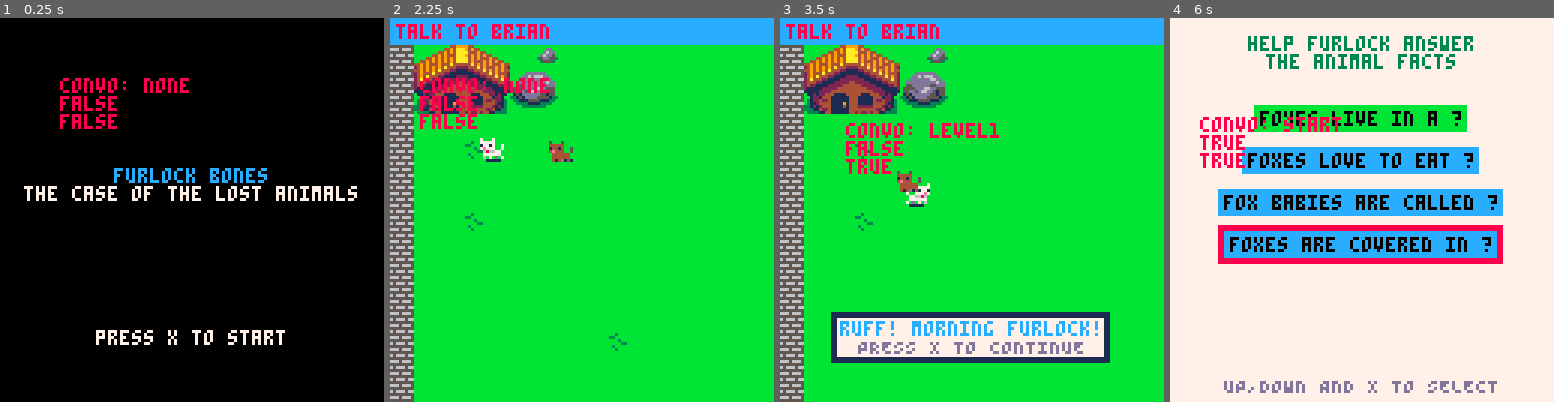
Above: before the commit, frames 1-4 (left to right).
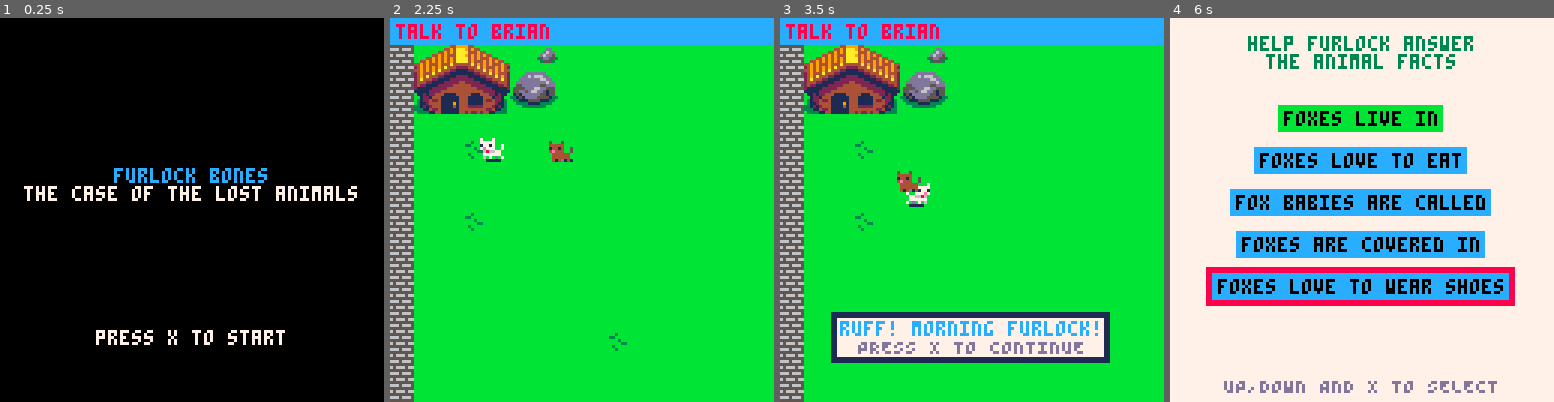
Above: after the commit, the same moments.

Repository: Mackeriah/FurlockBones-game
Game: PICO-8 cartridge furlock bones.p8
Two runs of this game, one before a commit and one after it. Both use one fixed random seed, a clock stepped at 60 frames per second and the inputs below.
Inputs:
- Up to frame 1 (0.25 s): no input
- Up to frame 2 (2.25 s): tap O (Z key) at 0.33, 0.7, 1.43, 2.22 s; tap X (X key) at 1.07, 2.07 s; hold Left from 1.97 s (still down)
- Up to frame 3 (3.5 s): release Left at 2.37 s; tap X (X key) every 0.33 s from 2.4 to 3.4 s; hold Down 2.42-2.82 s; hold Right from 2.87 s (still down); tap O (Z key) at 3.1 s
- Up to frame 4 (6 s): release Right at 3.53 s; hold Up 3.58-4.08 s; tap X (X key) every 0.33 s from 3.73 to 5.73 s; tap O (Z key) at 3.98, 4.87, 5.75 s; hold Right 4.13-4.53 s; hold Down 4.58-5.08 s; hold Left 5.13-5.8 s; hold Up from 5.85 s (still down)

The runs differ from the first frame. In frame 1, 1.1% of the frame differs, in the area x 15-50%, y 15-29%; in frame 2, 1.1%; in frame 3, 1.1%; in frame 4, 17%, in the area x 7-90%, y 22-75%.

Commit message:
tweaks
5th question
part way through adding random 'incorrect' responses

Diff:
--- a/furlock bones.p8
+++ b/furlock bones.p8
@@ -66,9 +66,9 @@
 	cls()
 	if activeGame == false then draw_menu() else draw_game() end
 	-- player.x-20,player.y-20,8
-	print("convo: "..conversation_state,player.x-20,player.y-20,8)
-	print(wordgame.displayed)
-	print(conversation.active)
+	--print("convo: "..conversation_state,player.x-20,player.y-20,8)
+	--print(wordgame.displayed)
+	--print(conversation.active)
 	--print("question: "..wordgame.selectedQuestion)
 end
 
@@ -85,10 +85,10 @@
 	if wordgame.displayed == true then
 		camera_x, camera_y = 0,0
 		camera(camera_x,camera_y) --0,0 as I draw wordgame in top left
-		wordgame_prepare_chosen_question() -- get questions/anwers ready for current lost animal
+		wordgame_prepare_chosen_question()
 
 		if wordgame.state == "questionList" then
-			wordgame_questions_only()
+			wordgame_draw_questions()
 		elseif wordgame.state == "chosenQuestion" then
 			wordgame_draw_chosen_question_and_answers()
 		end
@@ -139,63 +139,59 @@
 end
 
 function conversation_system()
-	if wordgame.displayed == false then -- stop menu buttons affecting conversations
-
-		if (btnp(🅾️)) then	conversation_state = "none"	end -- reset conversation if wordgame shown (#hackyfix)
-
-		if conversation_state == "start" then
-			new_conversation({conversation.character,"PRESS X TO TALK"})
-			if (btnp(❎)) then conversation_state = "level1" end
-
-
-		-- BRIAN
-		elseif conversation_state == "level1" and conversation.character == "brian" then
-			new_conversation({"ruff! morning furlock!","PRESS X TO CONTINUE"})
-			if (btnp(❎)) then
-				conversation_state = "level2"
-			end
-		elseif conversation_state == "level2" and conversation.character == "brian" then
-			new_conversation({"i dont have anything","else to say!","bye!","PRESS X TO CONTINUE"})
-			objective.current = "talk to wise old owl"
-			wordgame.pagesCollected = true
-			if (btnp(❎)) then
-				conversation_state = "none"
-			end
-
-		-- OWL
-		elseif conversation_state == "level1" and conversation.character == "owl" then
-			new_conversation({"hmm, what now furlock?","PRESS X TO CONTINUE"})
-			if (btnp(❎)) then
-				conversation_state = "level2"
-			end
-		elseif conversation_state == "level2" and conversation.character == "owl" then
-			new_conversation({"hurrumph!","PRESS X TO CONTINUE"})
-			objective.current = "collect page pieces 7/10"
-			if (btnp(❎)) then
-				conversation_state = "none"
-			end
-
-		-- SIGNS
-		elseif conversation_state == "sign" and player.x < 400 then
-			new_conversation({conversation.character, "press x to read"})
-			if (btnp(❎)) then
-				conversation_state = "sign2"
-			end
-		elseif conversation_state == "sign2" then
-			new_conversation({"owl's house this way"})
-			if (btnp(❎)) then
-				conversation_state = "none"
-			end
-		elseif conversation_state == "sign" and player.x > 400 then
-			new_conversation({conversation.character, "press x to read"})
-			if (btnp(❎)) then
-				conversation_state = "sign3"
-			end
-		elseif conversation_state == "sign3" then
-			new_conversation({"i'm very busy you know"})
-			if (btnp(❎)) then
-				conversation_state = "none"
-			end
+	if (btnp(🅾️)) then	conversation_state = "none"	end -- reset conversation if wordgame shown (#hackyfix)
+
+	if conversation_state == "start" then
+		new_conversation({conversation.character,"PRESS X TO TALK"})
+		if (btnp(❎)) then conversation_state = "level1" end
+
+	-- BRIAN
+	elseif conversation_state == "level1" and conversation.character == "brian" then
+		new_conversation({"ruff! morning furlock!","PRESS X TO CONTINUE"})
+		if (btnp(❎)) then
+			conversation_state = "level2"
+		end
+	elseif conversation_state == "level2" and conversation.character == "brian" then
+		new_conversation({"i dont have anything","else to say!","bye!","PRESS X TO CONTINUE"})
+		objective.current = "talk to wise old owl"
+		wordgame.pagesCollected = true
+		if (btnp(❎)) then
+			conversation_state = "none"
+		end
+
+	-- OWL
+	elseif conversation_state == "level1" and conversation.character == "owl" then
+		new_conversation({"hmm, what now furlock?","PRESS X TO CONTINUE"})
+		if (btnp(❎)) then
+			conversation_state = "level2"
+		end
+	elseif conversation_state == "level2" and conversation.character == "owl" then
+		new_conversation({"hurrumph!","PRESS X TO CONTINUE"})
+		objective.current = "collect page pieces 7/10"
+		if (btnp(❎)) then
+			conversation_state = "none"
+		end
+
+	-- SIGNS
+	elseif conversation_state == "sign" and player.x < 400 then
+		new_conversation({conversation.character, "press x to read"})
+		if (btnp(❎)) then
+			conversation_state = "sign2"
+		end
+	elseif conversation_state == "sign2" then
+		new_conversation({"owl's house this way"})
+		if (btnp(❎)) then
+			conversation_state = "none"
+		end
+	elseif conversation_state == "sign" and player.x > 400 then
+		new_conversation({conversation.character, "press x to read"})
+		if (btnp(❎)) then
+			conversation_state = "sign3"
+		end
+	elseif conversation_state == "sign3" then
+		new_conversation({"i'm very busy you know"})
+		if (btnp(❎)) then
+			conversation_state = "none"
 		end
 	end
 end
@@ -261,11 +257,19 @@
 end
 
 function wordgame_prepare_chosen_question()
+
+	wordgame.allQuestions =
+		({"foxes live in",
+		"foxes love to eat",
+		"fox babies are called",
+		"foxes are covered in",
+		"foxes love to wear shoes",})
+
 	lostAnimal = animal.list[animal.active]
 	if wordgame.state == "chosenQuestion" then
 		if lostAnimal == "fox" then
 			if wordgame.selectedQuestion == 1 then
-				wordgame_store_answers({"large den", "hive", "tree-house","very deep hole","sausage factory"})
+				wordgame_store_answers({"large dens", "hives", "a tree-house","very deep holes","a sausage factory"})
 				wordgame.correct_answer = 1
 			elseif wordgame.selectedQuestion == 2 then
 				wordgame_store_answers({"leaves", "bees", "people","chickens","sausages"})
@@ -276,6 +280,9 @@
 			elseif wordgame.selectedQuestion == 4 then
 				wordgame_store_answers({"biscuits", "jam", "scales","snot","fur"})
 				wordgame.correct_answer = 5
+			elseif wordgame.selectedQuestion == 5 then
+				wordgame_store_answers({"false", "true", "false", "false", "false"})
+				wordgame.correct_answer = 2
 			end
 		elseif lostAnimal == "red panda" then
 			--wordgame_store_questions({"red pandas live in a ?"})
@@ -302,15 +309,12 @@
 	end
 end
 
-function wordgame_questions_only()
+function wordgame_draw_questions()
 	rectfill(0, 0, 127, 127, 7) -- background colour
 	print_centered("help furlock answer", 6, 3)
 	print_centered("the animal facts", 12, 3)
 	print_centered("UP,DOWN AND X TO SELECT", 120, 13)
 	if wordgame.completed == true then print_centered("YOU DID IT!!!", 100, 8) end
-
-	-- feels like this should be elsewhere
-	wordgame.allQuestions = ({"foxes live in a ?", "foxes love to eat ?", "fox babies are called ?", "foxes are covered in ?"})
 
 	-- let user pick a question and mark as answered
 	if (btnp(❎)) then
@@ -391,7 +395,7 @@
 	local textbox_height = textbox_y + 6
 
 	-- draw outer border text box
-	rectfill(textbox_x, textbox_y, textbox_width, textbox_height, 12)
+	rectfill(textbox_x-2, textbox_y-2, textbox_width+2, textbox_height+2, 12)
 
 	-- write question at top of screen
 	local txt = wordgame.allQuestions[wordgame.selectedQuestion]
@@ -413,7 +417,7 @@
 	local textbox_xx = camera_x + 64 - maxTextWidth *2 -1 -- -1 for border and centred
 
 	-- vertical text box location
-	local textbox_yy = camera_y + 22 -- first question starts here
+	local textbox_yy = camera_y + 24 -- first question starts here
 
 	local textbox_width2 = textbox_xx+(maxTextWidth*4)  -- *4 to account for character width
 	local textbox_height2 = textbox_yy + 6 -- *6 for character height
@@ -476,7 +480,17 @@
 	if wordgame.correct == "true" then
 		print_centered("well done! press x to close",102,11)
 	elseif wordgame.correct == "false" then
-		print_centered("i don't think that's right", 108, 8)
+
+		-- local falseResponse = flr(rnd(4))
+		-- if falseResponse == 0 then
+		-- 	print_centered("i don't think that's right", 108, 8)
+		-- elseif falseResponse == 1 then
+		-- 	print_centered("i don't", 108, 8)
+		-- elseif falseResponse == 2 then
+		-- 	print_centered("think that", 108, 8)
+		-- elseif falseResponse == 2 then
+	print_centered("that's NOT right!!!!", 108, 8)
+		--end
 	end
 	print_centered("UP,DOWN AND X TO SELECT", 120, 13)
 end
